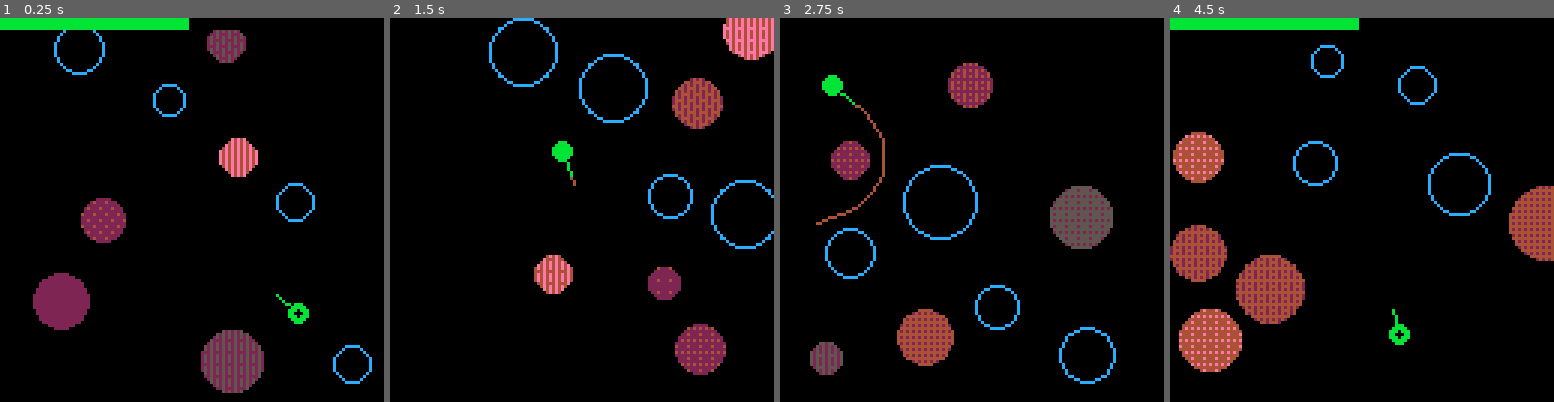
Above: before the commit, frames 1-4 (left to right).
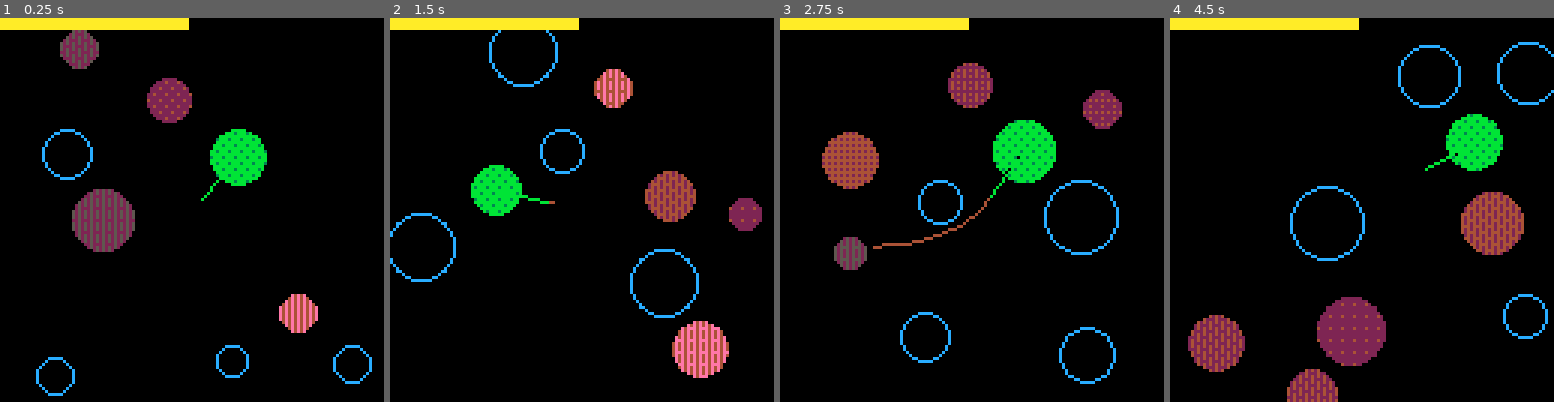
Above: after the commit, the same moments.

Repository: alxgnon/pico-8
Game: PICO-8 cartridge plant.p8
Same seed, same stepped clock (60 frames per second), same inputs: the game is played once before the commit and once after it.
Inputs:
- Up to frame 1 (0.25 s): no input
- Up to frame 2 (1.5 s): tap O (Z key) at 0.33, 0.7, 1.43 s; tap X (X key) at 1.07 s
- Up to frame 3 (2.75 s): hold Left 1.97-2.37 s; tap X (X key) at 2.07, 2.4, 2.73 s; tap O (Z key) at 2.22 s; hold Down from 2.42 s (still down)
- Up to frame 4 (4.5 s): release Down at 2.82 s; hold Right 2.87-3.53 s; tap X (X key) every 0.33 s from 3.07 to 4.4 s; tap O (Z key) at 3.1, 3.98 s; hold Up 3.58-4.08 s; hold Right from 4.13 s (still down)

The runs differ from the first frame. In frame 1, 13% of the frame differs, in the area x 0-83%, y 0-99%; in frame 2, 13%; in frame 3, 13%; in frame 4, 20%, in the area x 0-100%, y 0-100%.

Commit message:
plant: migration

Diff:
--- a/plant.p8
+++ b/plant.p8
@@ -8,26 +8,21 @@
 	cls()
 	played = false
 	playing = 0
-	players = {}
+	pl = nil
 	planets = {}
 	shots = {}
-	gen_map(1, 5, 4)
-end
-
-function can_reset()
-	return not played or
-		#players <= 1
+	gen_map(5, 4)
 end
 
 function control()
-	move_player(players[playing])
+	move_player(pl)
 
 	if btnp"4" then
 		playing += 1
 		sfx(7)
 	end
 
-	if btnp"5" and can_reset() then
+	if btnp"5" then
 		_init()
 	end
 end
@@ -43,10 +38,8 @@
 
 	control()
 
-	if playing > #players then
-		for a in all(players) do
-			add(shots, shoot(a))
-		end
+	if playing > 1 then
+		add(shots, shoot(pl))
 		playing = -1
 		played = true
 	end
@@ -56,8 +49,8 @@
 	maybe_clear()
 	draw_shots()
 	draw_planets()
-	draw_players()
-	draw_power(players[playing])
+	draw_player(pl)
+	draw_power(pl)
 end
 
 function maybe_clear()
@@ -74,18 +67,11 @@
 	rectfill(x, 0, 128, 3, 0)
 end
 
-function gen_map(n_players, n_planets, n_waters)
-	local n = n_players + n_planets
+function gen_map(n_planets, n_waters)
+	local n = n_planets + n_waters
 	local r, k = 25, 10
 
 	local points = distribute_points(r, k)
-
-	for i=1, n_players do
-		local p = points[flr(rnd(#points)) + 1]
-		if(not p)return _init()
-		add(players, player(p.x, p.y,player_colors[i]))
-		del(points, p)
-	end
 
 	for i=1, n_planets do
 		local p = points[flr(rnd(#points)) + 1]
@@ -96,6 +82,11 @@
 		del(points, p)
 	end
 
+	local p = planets[flr(rnd(#planets)) + 1]
+	if(not p)return _init()
+	p.green = true
+	pl = player({x=64,y=64},p)
+
 	for i=1, n_waters do
 		local p = points[flr(rnd(#points)) + 1]
 		if(not p)return _init()
@@ -163,22 +154,19 @@
 player_radius = 3
 gun_length = 9
 
-function aim_center(x, y)
-	return atan2(64-x, 64-y, x, y)
-end
-
-function player(x, y, col)
-	local d = aim_center(x, y)
-
-	return {
-		x = x,
-		y = y,
-		col = col,
-		d = d,
-		old = d,
-		r = player_radius,
-		power = max_power / 2,
-	}
+function aim(x1,y1,x2,y2)
+	return atan2(x1-x2,y1-y2,x2,y2)
+end
+
+function player(shot, planet)
+	local d=aim(shot.x,shot.y,planet.x,planet.y)
+
+	planet.col = 10
+	planet.d = d
+	planet.old = d
+	planet.mass = 10
+	planet.power = max_power / 2
+	return planet
 end
 
 function move_player(a)
@@ -201,24 +189,17 @@
 	end
 end
 
-function draw_players()
-	for i, a in pairs(players) do
-		draw_gun(a.x, a.y, a.old, 0)
-		draw_gun(a.x,a.y,a.d,a.col)
-
-		circfill(a.x,a.y,a.r,a.col)
-
-		if i == playing then
-			circfill(a.x, a.y, 1, 0)
-		end
-	end
-end
-
-function draw_gun(x, y, d, col)
+function draw_player(a)
+	draw_gun(a,a.old,0)
+	draw_gun(a,a.d,11)
+end
+
+function draw_gun(a, d, col)
+	local x, y, r = a.x, a.y, a.r
 	line(
 			x, y,
-			x + cos(d) * gun_length,
-			y + sin(d) * gun_length,
+			x + cos(d) * (r+gun_length),
+			y + sin(d) * (r+gun_length),
 			col)
 end
 -->8
@@ -288,8 +269,8 @@
 
 function shoot(pl)
 	return shot(
-		pl.x + cos(pl.d) * gun_length,
-		pl.y + sin(pl.d) * gun_length,
+		pl.x + cos(pl.d) * (pl.r+gun_length),
+		pl.y + sin(pl.d) * (pl.r+gun_length),
 		pl.d,
 		pl.power * 2,
 		pl.col)
@@ -361,6 +342,7 @@
 			sfx(5)
 			if a.water then
 				b.green = true
+				pl = player(a, b)
 			end
 		end
 	end
Not shown, changed: 146 lines of the sprite sheet (__gfx__) section of plant.p8
